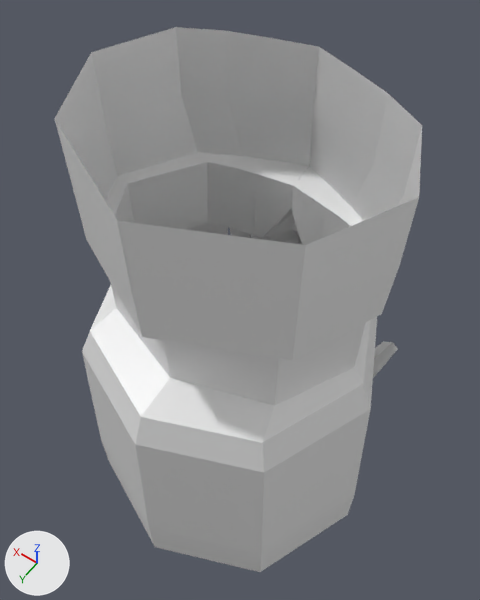
A saved change to the FBX model MantaMadness/Assets/Models/Environment/SM_Totem.fbx.
Camera for both pictures: a 50 mm camera at (-1.39, 1.9, 4.83) aimed at (0.06, -0.12, 1.66). Lighting does not change. The marker at lower left points along +X, +Y and +Z. The older version comes first. Where no turn or scale is listed for an object, it has been applied to the vertices.
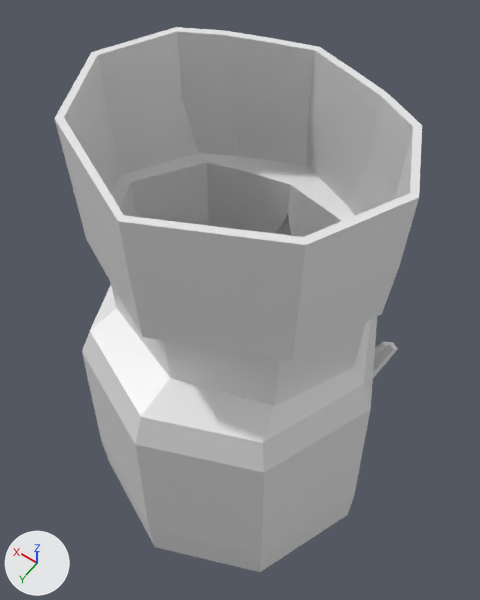
The edits, one by one:
Material 'Material' (mat_material) is new.
Its base color is (0.8, 0.8, 0.8) (white #e7e7e7).
me_cylinder_010 is used by ob_cylinder; location (0.0, 0.0, 0.0).
me_cylinder_010 had 243 vertices, 196 faces and spanned x -1.0..1.0, y -0.95..1.0, z 0.01..3.07.
me_cylinder_010 now has 466 vertices, 466 faces and spans x -1.0..1.0, y -0.95..1.0, z 0.01..3.07.
Part 1, on me_cylinder_010:
10 vertices are removed from x 0.0, y -0.72..0.74, z 2.31..3.07.
10 faces are deleted.
185 vertices are added at x -0.96..0.96, y -0.91..0.96, z 0.01..3.07.
16 new vertices lie (0.0, 0.04, 0.0) away from vertices in x -0.53..0.53, y -0.93..-0.7, z 0.01..3.07.
5 new vertices lie (-0.01, 0.04, 0.0) away from vertices in x 0.11..0.33, y -0.87..-0.59, z 0.01..3.07.
6 new vertices lie (0.0, 0.0, -0.2) away from vertices in x -0.64..0.64, y -0.66..-0.41, z 3.07.
6 new vertices lie (0.0, 0.0, -0.2) away from vertices in x -0.64..0.64, y -0.66..-0.41, z 2.87.
5 new vertices lie (0.01, 0.04, 0.0) away from vertices in x -0.33..-0.11, y -0.87..-0.59, z 0.01..3.07.
5 new vertices lie (0.0, 0.0, 0.56) away from vertices in x -0.74..0.74, y -0.03..0.57, z 1.75.
5 new vertices lie (0.0, 0.0, 0.38) away from vertices in x -0.96..0.96, y 0.0..0.96, z 0.01.
67 new faces join them, mat_totem_texture (white #e7e7e7).
213 new faces join them, mat_material (white #e7e7e7).
me_cylinder_010 gains material mat_material (white #e7e7e7).

Location of each change, [x1, y1, x2, y2] in pixels of the pictures (480 x 600 px):
part 1 of me_cylinder_010, built on: before [117, 47, 335, 360]; after [55, 27, 422, 378]
